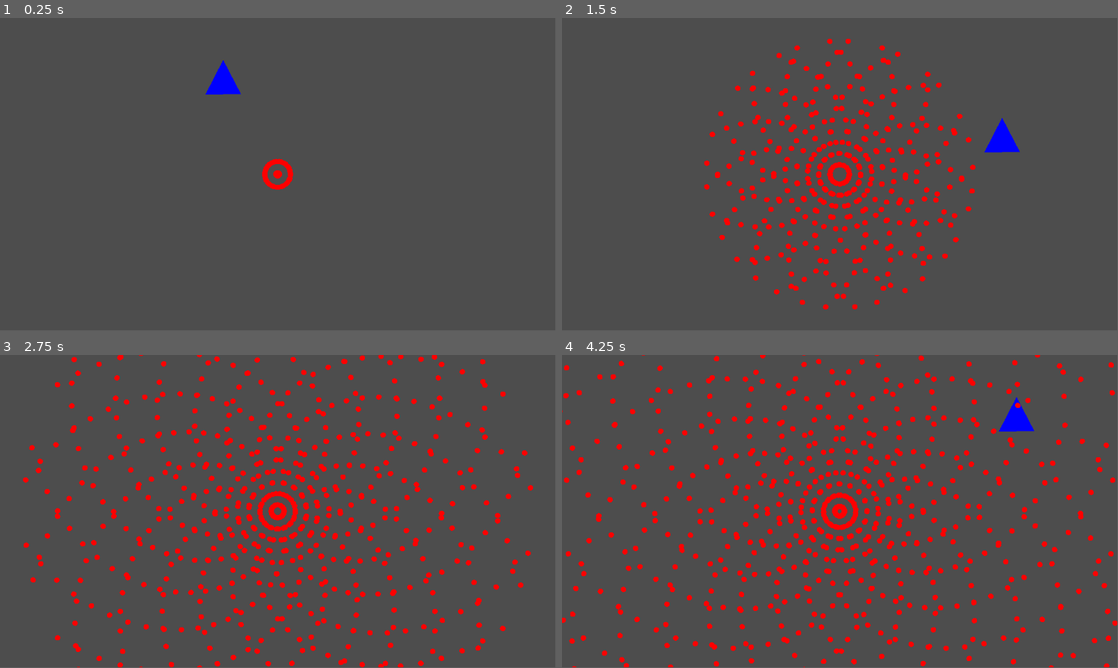
Above: before the commit, frames 1-4 (two rows, left to right).
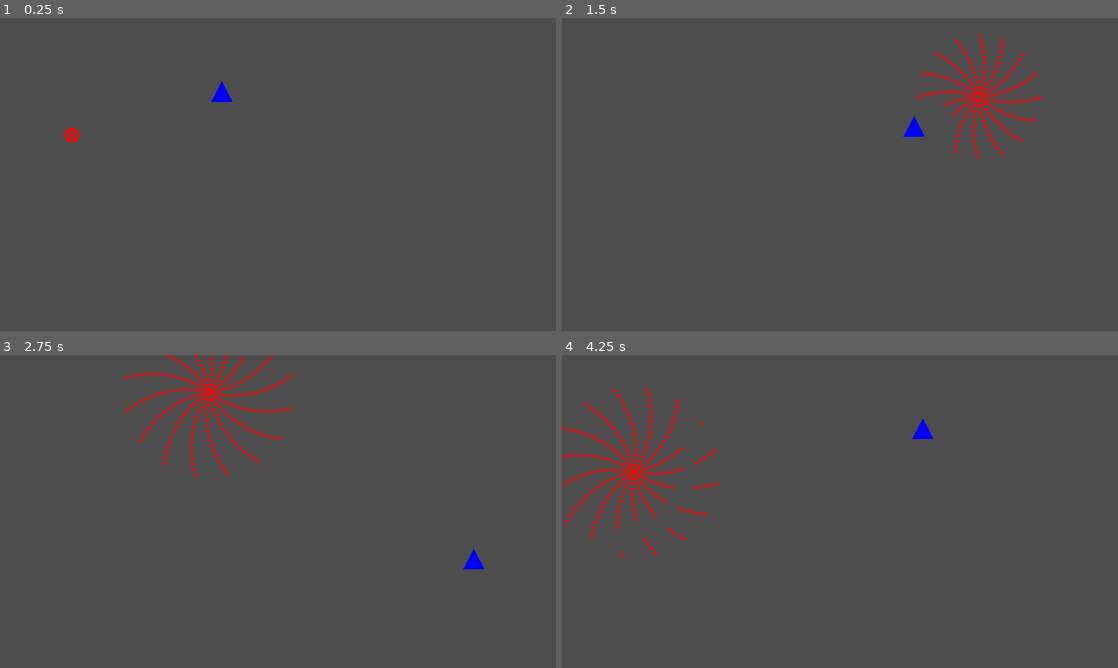
Above: after the commit, the same moments.

Repository: ShimmerIO/bullethellpvp
Game: Godot game, scene res://cena_teste.tscn
Same seed, same stepped clock (60 frames per second), same inputs: the game is played once before the commit and once after it. The project has no main scene, so this scene is started directly.
Inputs:
- Up to frame 1 (0.25 s): no input
- Up to frame 2 (1.5 s): hold Right (ui_right) 0.53-1.28 s; hold Down (ui_down) from 1.28 s (still down)
- Up to frame 3 (2.75 s): release Down (ui_down) at 2.03 s; hold Right (ui_right) from 2.03 s (still down)
- Up to frame 4 (4.25 s): release Right (ui_right) at 2.78 s; hold Up (ui_up) 2.78-3.53 s; hold Left (ui_left) from 3.53 s (still down)
In our replay, the window is 799x449 before the commit and 800x450 after it. These sizes can differ from the game's own. Grey fills any space a smaller window leaves; there, only what the larger window draws over its background counts as a difference.

The runs differ from the first frame. In frame 1, 0.8% of the frame differs, in the area x 11-53%, y 13-55%; in frame 2, 6.4%; in frame 3, 9.4%; in frame 4, 10%, in the area x 0-100%, y 0-100%.

Commit message:
protótipo do spawner de bullet 100% completo

Diff:
--- a/bala_prototipo.gd
+++ b/bala_prototipo.gd
@@ -5,11 +5,9 @@
 @export var bullet_life: float
 @export var direction: float
 enum TYPE {pequena_vermelha, pequena_azul, grande_roxa}
-var spawn_position: Vector2
 
 # Called when the node enters the scene tree for the first time.
 func _ready() -> void:
-	spawn_position = position
 	await get_tree().create_timer(bullet_life).timeout
 	queue_free()
 
--- a/bala_prototipo.tscn
+++ b/bala_prototipo.tscn
@@ -9,7 +9,6 @@
 [node name="Bala_Prototipo" type="Area2D"]
 script = ExtResource("1_sirls")
 SPEED = 300.0
-direction = 270.0
 metadata/_edit_group_ = true
 
 [node name="Sprite2D" type="Sprite2D" parent="."]
--- a/cena_teste.tscn
+++ b/cena_teste.tscn
@@ -1,29 +1,39 @@
-[gd_scene load_steps=3 format=3 uid="uid://c6bfudofjty1o"]
+[gd_scene load_steps=4 format=3 uid="uid://c6bfudofjty1o"]
 
 [ext_resource type="PackedScene" uid="uid://bkh8d7wj6tw4x" path="res://spawner_prototipo.tscn" id="2_3lh6g"]
 [ext_resource type="PackedScene" uid="uid://b6yp80jcx3bjn" path="res://navezinha.tscn" id="2_w8cgj"]
 
+[sub_resource type="Curve2D" id="Curve2D_fuwwv"]
+_data = {
+"points": PackedVector2Array(0, 0, 0, 0, 11, 541, 0, 0, 0, 0, 948, -1, 0, 0, 0, 0, 1920, 538)
+}
+point_count = 3
+
 [node name="Cena_Teste" type="Node2D"]
 
 [node name="Navezinha" parent="." instance=ExtResource("2_w8cgj")]
-position = Vector2(463, 134)
+position = Vector2(766, 265)
 
-[node name="Spawner_prototipo" parent="." instance=ExtResource("2_3lh6g")]
+[node name="Spawner_prototipo" parent="." node_paths=PackedStringArray("pathToFollow") instance=ExtResource("2_3lh6g")]
 position = Vector2(576, 324)
 _move_type = 1
-rotationSpeed = -10
+_spawn_type = 1
+_stops_type = 2
+isPathed = true
+pathToFollow = NodePath("../Path2D/PathFollow2D")
+followSpeed = 0.5
+rotationSpeed = 180
 arms = 16
-skewArms = -0.3
+skewArms = 0.1
+bulletCap = 100
 firingRate = 10.0
-bullet_life = 4.0
-bullet_SPEED = 200.0
+direction = 270.0
+bullet_life = 2.0
+bullet_SPEED = 150.0
 
-[node name="Spawner_prototipo2" parent="." instance=ExtResource("2_3lh6g")]
-position = Vector2(576, 324)
-_move_type = 1
-rotationSpeed = 10
-arms = 16
-skewArms = 0.3
-firingRate = 10.0
-bullet_life = 4.0
-bullet_SPEED = 200.0
+[node name="Path2D" type="Path2D" parent="."]
+curve = SubResource("Curve2D_fuwwv")
+
+[node name="PathFollow2D" type="PathFollow2D" parent="Path2D"]
+position = Vector2(11, 541)
+rotation = -0.524417
--- a/navezinha.gd
+++ b/navezinha.gd
@@ -1,22 +1,30 @@
 extends Area2D
+
+#determina a existência do sinal hit, usado pra conectar até o game-master eventualmente
 signal hit
 
+#velocidade do player
+@export_category("Opções nave")
+@export var SPEED = 600.0
 
-const SPEED = 600.0
+func _process(delta: float) -> void:
+	#gera um vetor normalizado baseado no input, muito bom
+	var direction := Input.get_vector("ui_left", "ui_right","ui_up","ui_down")
 
-func _physics_process(delta: float) -> void:
-	var direction := Input.get_vector("ui_left", "ui_right","ui_up","ui_down")
+	#move o personagem quando tu tá apertando alguma direção
 	if direction:
+		#lembra de física? isso aqui é literal S = vt, pq velocidade é direção * rapidez, e delta é tempo
 		position += direction * SPEED * delta
 
 
-func handle_hit():
-	print("ai meu pancreas")
-	pass
-
 func _on_area_entered(area: Area2D) -> void:
+	#se colidir com uma bala, é pra emitir o sinal hit
 	if(area.is_in_group("Bullets")):
-		handle_hit()
 		hit.emit()
+	#isso aqui vai virar um elif eventualmente pra implementar outras zonas
 	else:
 		print("ah yes, zona")
+
+#função interna que faz o efeito on_hit, usa isso aqui pra deixar invulnerável, MAS NÃO PRA VIDA, ISSO É O GAME MASTER QUEM FAZ
+func _on_hit() -> void:
+	print("ai meu pancreas")
--- a/navezinha.tscn
+++ b/navezinha.tscn
@@ -16,3 +16,4 @@
 polygon = PackedVector2Array(-11, 10, 0.209857, -9.87234, 10.6211, 9.64539)
 
 [connection signal="area_entered" from="." to="." method="_on_area_entered"]
+[connection signal="hit" from="." to="." method="_on_hit"]
--- a/project.godot
+++ b/project.godot
@@ -14,6 +14,12 @@
 config/features=PackedStringArray("4.3", "Forward Plus")
 config/icon="res://icon.svg"
 
+[display]
+
+window/size/viewport_width=1920
+window/size/viewport_height=1080
+window/stretch/mode="viewport"
+
 [importer_defaults]
 
 animation_library={
--- a/spawner_prototipo.gd
+++ b/spawner_prototipo.gd
@@ -6,48 +6,76 @@
 #enum dos possíveis estados do spawner
 enum movement_type {STILL, SPIN}
 enum bullet_spawn_type{SINGLE, BURST}
+enum stopping_criteria{TIME, BULLETCAP, NONE}
 
 #variáveis que seguram os estados do spawner
-@export var _move_type: int  = movement_type.STILL
-@export var _spawn_type: int = bullet_spawn_type.BURST
+@export_category("Tipo de spawner")
+@export_enum("STILL","SPIN") var _move_type: int  = movement_type.STILL
+@export_enum("SINGLE","BURST") var _spawn_type: int = bullet_spawn_type.SINGLE
+@export_enum("TIME","BULLETCAP", "NONE") var _stops_type: int = stopping_criteria.TIME
 
+@export_category("Caminhos e afins")
 # se o spawner segue algum caminho ou não
-var isPathed: bool
+@export var isPathed: bool = false
+#caminho a seguir
+@export var pathToFollow: PathFollow2D
+#Velocidade que segue o caminho
+@export var followSpeed: float
 
+
+@export_category("opções SPIN")
 #velocidade de rotação, em º/s
 @export var rotationSpeed: int
 
+@export_category("opções BURST")
 #número de braços no spawner
 @export var arms: int = 8
-
+#ângulo de skew dos braços, verificar os ângulos que tu quer antes de qualquer coisa
 @export var skewArms: float
 
+#determina o que faz o spawner parar de atirar balas
+@export_category("Critério de parada")
+@export var firingTime:float
+@export var bulletCap:int
+
+@export_category("Velocidade de tiro")
 #auto-explicativo, balas/segundo
 @export var firingRate: float
 
+
+@export_category("Opções de bala")
 # variáveis que se relacionam à bala
 @export var direction: float
 @export var bullet_life: float
 @export var bullet_SPEED: float
 
 #variáveis pra conta interna, não mexer
+var firedBullets: int
 var i = 0
 var timer:float
 
 # Called when the node enters the scene tree for the first time.
 func _ready() -> void:
-	pass
+	if(isPathed):
+		position = pathToFollow.position
+
+	if(_stops_type == stopping_criteria.TIME):
+		#manda o comando stop_firing depois de firingTime segundos
+		await get_tree().create_timer(firingTime).timeout
+		stop_firing()
+
 
 # Called every frame. 'delta' is the elapsed time since the previous frame.
 func _process(delta: float) -> void:
+	if(isPathed):
+		pathToFollow.progress_ratio += followSpeed * delta
+		position = pathToFollow.position
+
 	#Verifica se o spawner é o tipo que gira ou não, e faz ele girar
-
 	if(_move_type == movement_type.SPIN):
 			self.rotation += (rotationSpeed*delta*PI)/180
-
 	timer += delta
 	if(timer >= 1/firingRate):
-
 		#se for do tipo single, só lança uma bala
 		if(_spawn_type == bullet_spawn_type.SINGLE):
 			fire_bullet()
@@ -58,15 +86,28 @@
 				fire_bullet()
 				direction += 360.0/arms + skewArms
 				i += 1
+
+				#mantém a direção entre 0 e 360, que é bom por que não tem chance nenhuma de memory leak
 				if(direction >= 360):
 					direction -= 360
-
 		#reseta as variáveis de timer e de contador
 		i = 0
 		timer = 0
 
+func stop_firing():
+	#espera a última bala gerada sumir, e deleta tudo
+	await get_tree().create_timer(bullet_life).timeout
+	queue_free()
 
 func fire_bullet():
+	#se o tipo for bullet cap, ele calcula isso pra ver quando parar, e para de atirar balas
+	if(_stops_type == stopping_criteria.BULLETCAP):
+		firedBullets += 1
+		if(firedBullets > bulletCap):
+			stop_firing()
+			return
+
+	#gera a bala e coloca todos os critérios dela
 	var bullet = bullet_scene.instantiate()
 	bullet.direction = direction
 	bullet.SPEED = bullet_SPEED
Not shown, removed: 3.txt
